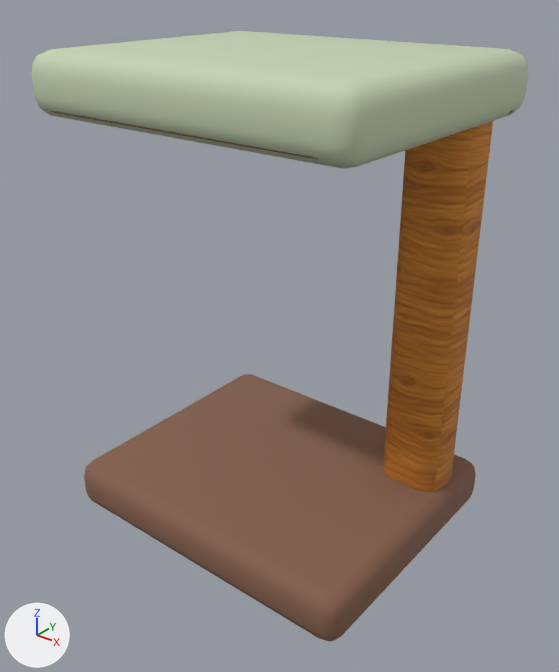
The Blender file assets-source/blender/c-side-table.blend: old version first, new version second.
Both versions are drawn from a 50 mm camera at (0.59, -0.739, 0.732) aimed at (0.011, -0.015, 0.283). The axes (+X, +Y, +Z) are drawn at lower left. The lights are the same throughout. The picture after the commit comes second.

The first picture shows 'c_table_base', 'c_table_spine', 'c_table_top', 'under_top_edge_bead'.
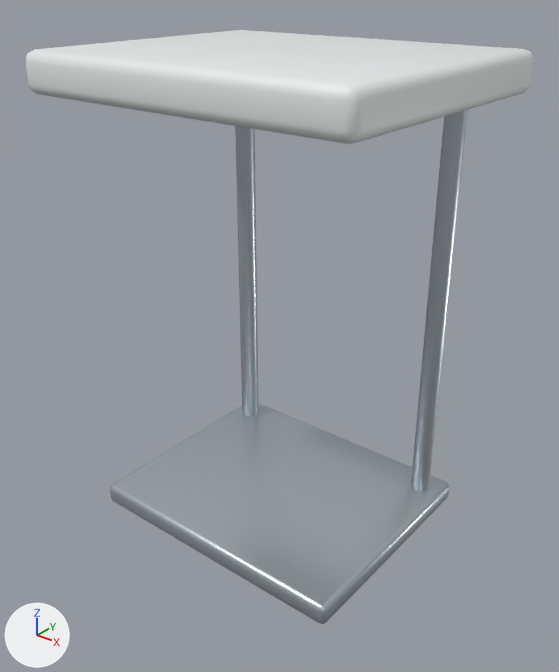
What changed in the scene script:
```text
Change mat_variant_surface:
    mat_variant_surface.base_color: (0.56, 0.65, 0.45) -> (0.81, 0.84, 0.84)  # pale green #c5d3b3 -> white #e8ecec
Add mat_modern_brushed_aluminum:
    mat_modern_brushed_aluminum = principled_material('modern-brushed-aluminum')
    mat_modern_brushed_aluminum.base_color = (0.54, 0.6, 0.65)  # light grey #c2cbd3
    mat_modern_brushed_aluminum.metallic = 0.78
    mat_modern_brushed_aluminum.roughness = 0.32
Change me_cube_235:
    used by ob_c_table_top; location = (0.0, 0.0, 0.0)
    remove me_cube_235.from_pydata(...)  # 96 vertices, 98 faces; spans x -0.23..0.23, y -0.19..0.19, z 0.564..0.64
    add me_cube_235.from_pydata(...)  # 96 vertices, 98 faces; spans x -0.23..0.23, y -0.19..0.19, z 0.59..0.64
    me_cube_235 part 1: 96 of 96 vertices moved; they spanned x -0.23..0.23, y -0.19..0.19, z 0.564..0.64 and now span x -0.23..0.23, y -0.19..0.19, z 0.59..0.64; mean shift (0.0, 0.0, 0.013)
Add me_cantilever_upright_001:
    me_cantilever_upright_001.from_pydata(...)  # 16 vertices, 8 faces; spans x 0.152..0.18, y 0.111..0.139, z 0.02..0.615
    me_cantilever_upright_001.polygons.foreach_set('use_smooth', [True] * 8)
    me_cantilever_upright_001.materials.append(mat_modern_brushed_aluminum)  # light grey #c2cbd3
Add me_cantilever_upright:
    me_cantilever_upright.from_pydata(...)  # 16 vertices, 8 faces; spans x -0.18..-0.152, y 0.111..0.139, z 0.02..0.615
    me_cantilever_upright.polygons.foreach_set('use_smooth', [True] * 8)
    me_cantilever_upright.materials.append(mat_modern_brushed_aluminum)  # light grey #c2cbd3
Add me_cube_284:
    me_cube_284.from_pydata(...)  # 96 vertices, 98 faces; spans x -0.198..0.198, y -0.163..0.163, z 0.0..0.03
    me_cube_284.polygons.foreach_set('use_smooth', [True] * 98)
    me_cube_284.materials.append(mat_modern_brushed_aluminum)  # light grey #c2cbd3
Remove ob_c_table_base:
    ob_c_table_base = bpy.data.objects.new('c_table_base', me_cube_233)
    ob_c_table_base.location = (0.0, 0.0, 0.0)
Remove ob_c_table_spine:
    ob_c_table_spine = bpy.data.objects.new('c_table_spine', me_cube_234)
    ob_c_table_spine.location = (0.0, 0.0, 0.0)
Remove ob_under_top_edge_bead:
    ob_under_top_edge_bead = bpy.data.objects.new('under_top_edge_bead', me_under_top_edge_bead_002)
    ob_under_top_edge_bead.location = (0.0, 0.0, 0.0)
Add ob_cantilever_upright_001:
    ob_cantilever_upright_001 = bpy.data.objects.new('cantilever_upright.001', me_cantilever_upright_001)
    ob_cantilever_upright_001.location = (0.0, 0.0, 0.0)
Add ob_cantilever_upright:
    ob_cantilever_upright = bpy.data.objects.new('cantilever_upright', me_cantilever_upright)
    ob_cantilever_upright.location = (0.0, 0.0, 0.0)
Add ob_cantilever_foot:
    ob_cantilever_foot = bpy.data.objects.new('cantilever_foot', me_cube_284)
    ob_cantilever_foot.location = (0.0, 0.0, 0.0)
```

Location of each change, [x1, y1, x2, y2] in pixels of the pictures (559 x 672 px):
'c_table_base', deleted (brown)
    before: [84, 374, 476, 641]
'c_table_top', recoloured, reshaped (pale green to white, 17% shorter)
    before: [32, 31, 528, 169]
    after: [25, 30, 534, 144]
'cantilever_foot', added
    after: [110, 403, 449, 624]
'c_table_spine', deleted
    before: [383, 121, 493, 492]
'cantilever_upright.001', added
    after: [411, 110, 468, 491]
'cantilever_upright', added
    after: [235, 126, 258, 417]
'under_top_edge_bead', deleted (mostly hidden)
    before: [51, 110, 514, 159]
